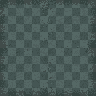
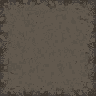
Before/after of a 96×96 layered artwork. What changed in the layer stack:
added layer "Floor2" above "Floor" over [0,0,96,96]
hid "Floor" over [0,0,96,96]
